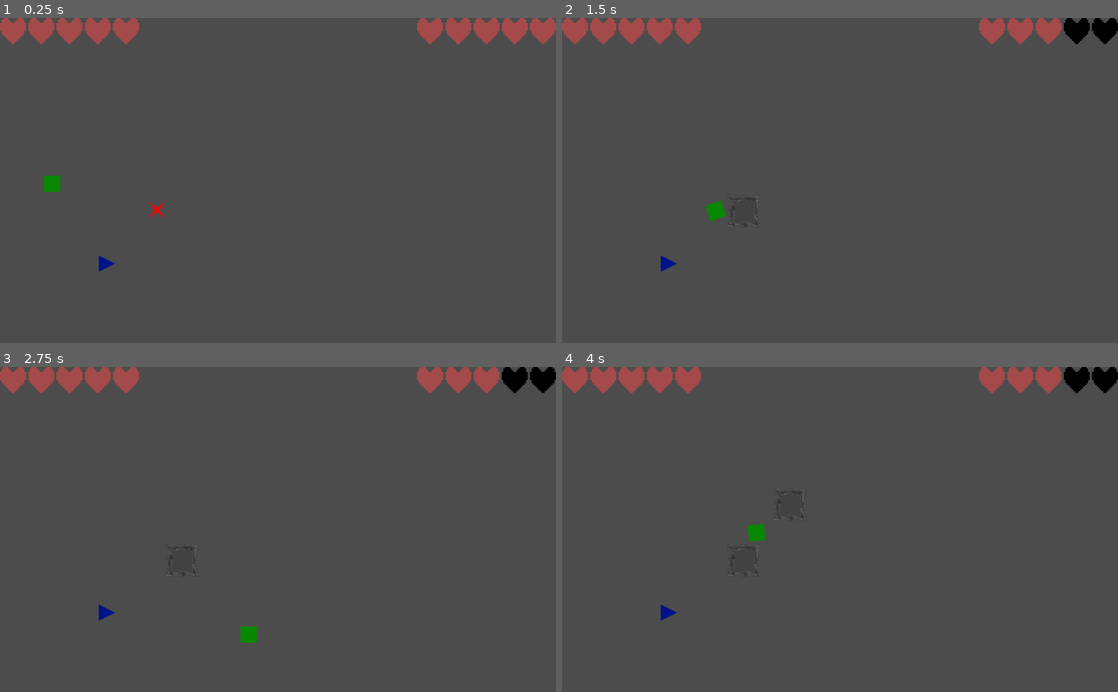
Above: before the commit, frames 1-4 (two rows, left to right).
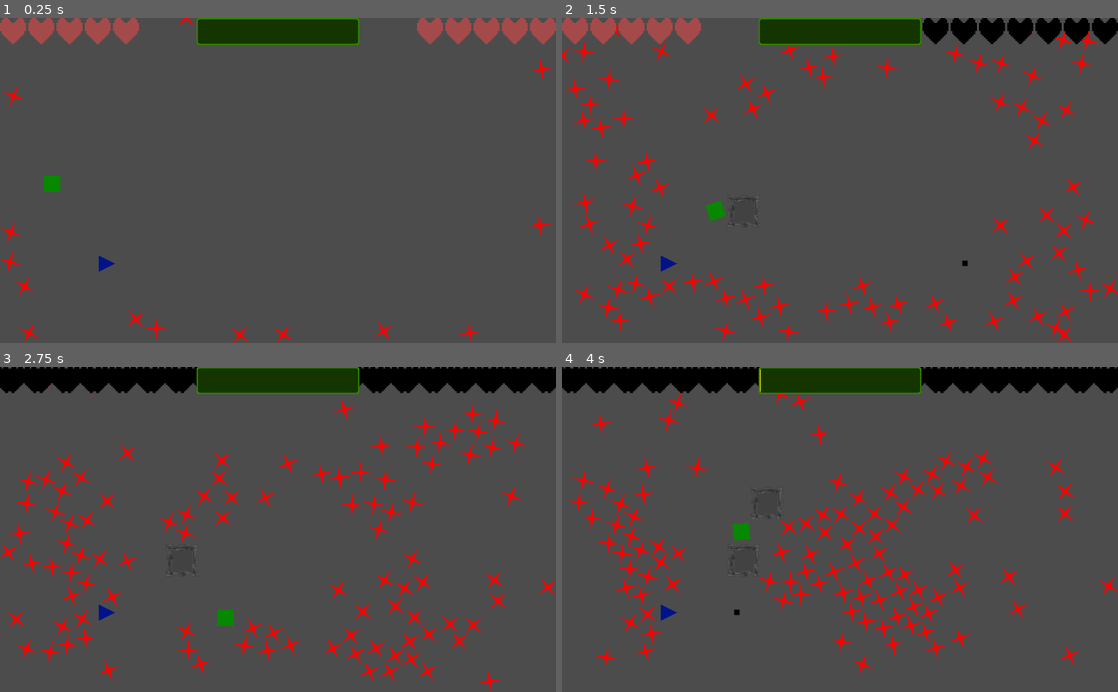
Above: after the commit, the same moments.

Repository: Rohurd/Nanahuatzin
Game: Godot game, scene res://Scenes/Level.tscn
Same seed, same stepped clock (60 frames per second), same inputs: the game is played once before the commit and once after it.
Inputs:
- Up to frame 1 (0.25 s): no input
- Up to frame 2 (1.5 s): hold Right (square_right) 0.53-1.28 s; tap X (square_shoot) at 0.6 s; hold Down (square_down) from 1.28 s (still down); tap Space (square_build_tower) at 1.35 s
- Up to frame 3 (2.75 s): tap X (square_shoot) at 1.55, 2.1 s; release Down (square_down) at 2.03 s; hold Right (square_right) from 2.03 s (still down)
- Up to frame 4 (4 s): release Right (square_right) at 2.78 s; hold Up (square_up) 2.78-3.53 s; tap X (square_shoot) at 2.85, 3.8 s; hold Left (square_left) from 3.53 s (still down); tap Space (square_build_tower) at 3.6 s

The runs differ from the first frame. In frame 1, 3.1% of the frame differs, in the area x 0-100%, y 0-100%; in frame 2, 7.7%; in frame 3, 12%; in frame 4, 12%, in the area x 0-100%, y 0-95%.

Commit message:
-added time bar (with pause and level) -added enemy spawn during level (randomized) -fixed triangle shooting

Diff:
--- a/Scenes/Enemy1.tscn
+++ b/Scenes/Enemy1.tscn
@@ -1,6 +1,11 @@
-[gd_scene load_steps=2 format=2]
+[gd_scene load_steps=3 format=2]
 
 [ext_resource path="res://Scripts/Enemy1.gd" type="Script" id=1]
+
+[sub_resource type="RectangleShape2D" id=1]
+
+custom_solver_bias = 0.0
+extents = Vector2( 15, 15 )
 
 [node name="KinematicBody2D" type="KinematicBody2D"]
 
@@ -10,6 +15,7 @@
 collision/safe_margin = 0.08
 script = ExtResource( 1 )
 speed = 100
+radius = 15
 rotation_speed = 6.28319
 
 [node name="Polygon2D" type="Polygon2D" parent="." index="0"]
@@ -27,9 +33,6 @@
 invert_enable = false
 invert_border = 100.0
 
-[node name="CollisionPolygon2D" type="CollisionPolygon2D" parent="." index="1"]
+[node name="CollisionShape2D" type="CollisionShape2D" parent="." index="1"]
 
-visible = false
-build_mode = 0
-polygon = PoolVector2Array( 0, 4, 15, 15, 4, 0, 15, -15, 0, -4, -15, -15, -4, 0, -15, 15 )
-_sections_unfolded = [ "Visibility" ]
+shape = SubResource( 1 )
--- a/Scenes/Level.tscn
+++ b/Scenes/Level.tscn
@@ -1,9 +1,10 @@
-[gd_scene load_steps=5 format=2]
+[gd_scene load_steps=6 format=2]
 
 [ext_resource path="res://Scenes/Square.tscn" type="PackedScene" id=1]
 [ext_resource path="res://Scenes/Triangle.tscn" type="PackedScene" id=2]
-[ext_resource path="res://Scenes/Enemy1.tscn" type="PackedScene" id=3]
-[ext_resource path="res://Scenes/Health.tscn" type="PackedScene" id=4]
+[ext_resource path="res://Scenes/Health.tscn" type="PackedScene" id=3]
+[ext_resource path="res://Scenes/Time.tscn" type="PackedScene" id=4]
+[ext_resource path="res://Scenes/Spawn_Enemies.tscn" type="PackedScene" id=5]
 
 [node name="Level" type="Node2D" index="0"]
 
@@ -19,13 +20,7 @@
 position = Vector2( 197.281, 453.433 )
 speed = 250
 
-[node name="KinematicBody2D" parent="." index="2" instance=ExtResource( 3 )]
-
-position = Vector2( 314.362, 326.669 )
-speed = 250
-radius = 15
-
-[node name="HUD" type="CanvasLayer" parent="." index="3"]
+[node name="HUD" type="CanvasLayer" parent="." index="2"]
 
 layer = 1
 offset = Vector2( 0, 0 )
@@ -46,6 +41,16 @@
 grow_horizontal = 0
 _sections_unfolded = [ "Anchor", "Grow Direction" ]
 
+[node name="Time" parent="HUD" index="2" instance=ExtResource( 4 )]
+
+anchor_left = 0.5
+anchor_right = 0.5
+margin_left = -150.0
+margin_right = 150.0
+pause = false
+
+[node name="Spawn_Enemies" parent="." index="3" instance=ExtResource( 5 )]
+
 [connection signal="health_changed" from="Square" to="HUD/SquareHealth" method="health_changed"]
 
 [connection signal="health_changed" from="Triangle" to="HUD/TriangleHealth" method="health_changed"]
--- /dev/null
+++ b/Scenes/Spawn_Enemies.tscn
@@ -0,0 +1,8 @@
+[gd_scene load_steps=2 format=2]
+
+[ext_resource path="res://Scripts/Spawn_Enemies.gd" type="Script" id=1]
+
+[node name="Node" type="Node"]
+
+script = ExtResource( 1 )
+max_enemies = 100
--- /dev/null
+++ b/Scenes/Time.tscn
@@ -0,0 +1,37 @@
+[gd_scene load_steps=5 format=2]
+
+[ext_resource path="res://Sprites/TimeBar/under.png" type="Texture" id=1]
+[ext_resource path="res://Sprites/TimeBar/over.png" type="Texture" id=2]
+[ext_resource path="res://Sprites/TimeBar/progress.png" type="Texture" id=3]
+[ext_resource path="res://Scripts/Time.gd" type="Script" id=4]
+
+[node name="Time" type="TextureProgress"]
+
+anchor_left = 0.0
+anchor_top = 0.0
+anchor_right = 0.0
+anchor_bottom = 0.0
+margin_right = 300.0
+margin_bottom = 50.0
+rect_pivot_offset = Vector2( 0, 0 )
+rect_clip_content = false
+mouse_filter = 1
+mouse_default_cursor_shape = 0
+size_flags_horizontal = 1
+size_flags_vertical = 1
+min_value = 0.0
+max_value = 100.0
+step = 1.0
+page = 0.0
+value = 0.0
+exp_edit = false
+rounded = false
+texture_under = ExtResource( 1 )
+texture_over = ExtResource( 2 )
+texture_progress = ExtResource( 3 )
+radial_fill_degrees = 360.0
+radial_center_offset = Vector2( 0, 0 )
+nine_patch_stretch = false
+script = ExtResource( 4 )
+_sections_unfolded = [ "Textures" ]
+pause = false
--- /dev/null
+++ b/Scripts/Spawn_Enemies.gd
@@ -0,0 +1,34 @@
+extends Node
+
+# class member variables go here, for example:
+# var a = 2
+# var b = "textvar"
+export var max_enemies = 100
+
+func _ready():
+	# Called when the node is added to the scene for the first time.
+	# Initialization here
+	pass
+
+func _process(delta):
+	# Called every frame. Delta is time since last frame.
+	# Update game logic here.
+	var timeNode = $"/root/Level/HUD/Time"
+	if !timeNode.pause && get_child_count() < max_enemies:
+		var scene = load("res://Scenes/Enemy1.tscn")
+		var scene_instance = scene.instance()
+		scene_instance.set_name("enemy")
+		var x = 0
+		var y = 0
+
+		var projectResolution=get_viewport().size
+		if randf() > 0.5:
+			x = 0 if (randf() > 0.5) else projectResolution.x
+			y = randi() % int(projectResolution.y + 1)
+		else:
+			y = 0 if (randf() > 0.5) else projectResolution.y
+			x = randi() % int(projectResolution.x + 1)
+
+		scene_instance.set_position(Vector2(x,y))
+		add_child(scene_instance)
+	pass
--- /dev/null
+++ b/Scripts/Time.gd
@@ -0,0 +1,19 @@
+extends TextureProgress
+
+var timer = 0.0
+export var pause = false
+
+func _ready():
+	max_value = 20 if pause else 300
+	set_process(true)
+
+func _process(delta):
+	timer += delta
+	if timer >= 1.0:
+		# One second has elapsed
+		timer = 0.0
+		value += 1
+	if value >= max_value:
+		pause = !pause
+		max_value = 20 if pause else 300
+		value = 0
--- a/Scripts/Triangle.gd
+++ b/Scripts/Triangle.gd
@@ -31,7 +31,7 @@
 		var scene = load("res://Scenes/Bullet.tscn")
 		var scene_instance = scene.instance()
 		scene_instance.set_name("bullet")
-		scene_instance.set_position(Vector2(20,0).rotated(rotation) + position)
+		scene_instance.set_position(Vector2(25,0).rotated(rotation) + position)
 		scene_instance.set_rotation(rotation)
 		scene_instance.init(Vector2(10,0).rotated(rotation))
 		get_parent().add_child(scene_instance)
--- /dev/null
+++ b/Sprites/TimeBar/over.svg
@@ -0,0 +1,63 @@
+<?xml version="1.0" encoding="UTF-8" standalone="no"?>
+<!-- Created with Inkscape (http://www.inkscape.org/) -->
+
+<svg
+   xmlns:dc="http://purl.org/dc/elements/1.1/"
+   xmlns:cc="http://creativecommons.org/ns#"
+   xmlns:rdf="http://www.w3.org/1999/02/22-rdf-syntax-ns#"
+   xmlns:svg="http://www.w3.org/2000/svg"
+   xmlns="http://www.w3.org/2000/svg"
+   xmlns:sodipodi="http://sodipodi.sourceforge.net/DTD/sodipodi-0.dtd"
+   xmlns:inkscape="http://www.inkscape.org/namespaces/inkscape"
+   width="300"
+   height="50"
+   viewBox="0 0 79.374998 13.229167"
+   version="1.1"
+   id="svg8"
+   inkscape:version="0.92.2 2405546, 2018-03-11"
+   sodipodi:docname="over.svg">
+  <defs
+     id="defs2" />
+  <sodipodi:namedview
+     id="base"
+     pagecolor="#ffffff"
+     bordercolor="#666666"
+     borderopacity="1.0"
+     inkscape:pageopacity="0.0"
+     inkscape:pageshadow="2"
+     inkscape:zoom="1.4"
+     inkscape:cx="200.84073"
+     inkscape:cy="-66.850267"
+     inkscape:document-units="mm"
+     inkscape:current-layer="layer1"
+     showgrid="false"
+     units="px"
+     inkscape:window-width="1360"
+     inkscape:window-height="687"
+     inkscape:window-x="0"
+     inkscape:window-y="46"
+     inkscape:window-maximized="0" />
+  <metadata
+     id="metadata5">
+    <rdf:RDF>
+      <cc:Work
+         rdf:about="">
+        <dc:format>image/svg+xml</dc:format>
+        <dc:type
+           rdf:resource="http://purl.org/dc/dcmitype/StillImage" />
+        <dc:title></dc:title>
+      </cc:Work>
+    </rdf:RDF>
+  </metadata>
+  <g
+     inkscape:label="Layer 1"
+     inkscape:groupmode="layer"
+     id="layer1"
+     transform="translate(0,-283.7708)">
+    <path
+       style="opacity:1;vector-effect:none;fill:#348700;fill-opacity:1;stroke:none;stroke-width:1.5;stroke-linecap:round;stroke-linejoin:round;stroke-miterlimit:4;stroke-dasharray:none;stroke-dashoffset:0;stroke-opacity:1"
+       d="M 4.375 0 C 1.9512514 0 0 1.9512514 0 4.375 L 0 45.625 C 0 48.048749 1.9512514 50 4.375 50 L 295.625 50 C 298.04875 50 300 48.048749 300 45.625 L 300 4.375 C 300 1.9512514 298.04875 0 295.625 0 L 4.375 0 z M 6.9394531 2.5 L 293.06055 2.5 C 295.52044 2.5 297.5 4.4394023 297.5 6.8476562 L 297.5 43.152344 C 297.5 45.560598 295.52044 47.5 293.06055 47.5 L 6.9394531 47.5 C 4.4795649 47.5 2.5 45.560598 2.5 43.152344 L 2.5 6.8476562 C 2.5 4.4394023 4.4795649 2.5 6.9394531 2.5 z "
+       transform="matrix(0.26458333,0,0,0.26458333,0,283.7708)"
+       id="rect815" />
+  </g>
+</svg>
--- /dev/null
+++ b/Sprites/TimeBar/progress.svg
@@ -0,0 +1,70 @@
+<?xml version="1.0" encoding="UTF-8" standalone="no"?>
+<!-- Created with Inkscape (http://www.inkscape.org/) -->
+
+<svg
+   xmlns:dc="http://purl.org/dc/elements/1.1/"
+   xmlns:cc="http://creativecommons.org/ns#"
+   xmlns:rdf="http://www.w3.org/1999/02/22-rdf-syntax-ns#"
+   xmlns:svg="http://www.w3.org/2000/svg"
+   xmlns="http://www.w3.org/2000/svg"
+   xmlns:sodipodi="http://sodipodi.sourceforge.net/DTD/sodipodi-0.dtd"
+   xmlns:inkscape="http://www.inkscape.org/namespaces/inkscape"
+   width="300"
+   height="50"
+   viewBox="0 0 79.374998 13.229167"
+   version="1.1"
+   id="svg8"
+   sodipodi:docname="progress.svg"
+   inkscape:export-filename="/home/syrn/wilson/git/Nanahuatzin/Sprites/TimeBar/progress.png"
+   inkscape:export-xdpi="96"
+   inkscape:export-ydpi="96"
+   inkscape:version="0.92.2 2405546, 2018-03-11">
+  <defs
+     id="defs2" />
+  <sodipodi:namedview
+     id="base"
+     pagecolor="#ffffff"
+     bordercolor="#666666"
+     borderopacity="1.0"
+     inkscape:pageopacity="0.0"
+     inkscape:pageshadow="2"
+     inkscape:zoom="1.4"
+     inkscape:cx="113.11273"
+     inkscape:cy="-31.964728"
+     inkscape:document-units="mm"
+     inkscape:current-layer="layer1"
+     showgrid="false"
+     units="px"
+     inkscape:window-width="1360"
+     inkscape:window-height="687"
+     inkscape:window-x="0"
+     inkscape:window-y="46"
+     inkscape:window-maximized="0" />
+  <metadata
+     id="metadata5">
+    <rdf:RDF>
+      <cc:Work
+         rdf:about="">
+        <dc:format>image/svg+xml</dc:format>
+        <dc:type
+           rdf:resource="http://purl.org/dc/dcmitype/StillImage" />
+        <dc:title></dc:title>
+      </cc:Work>
+    </rdf:RDF>
+  </metadata>
+  <g
+     inkscape:label="Layer 1"
+     inkscape:groupmode="layer"
+     id="layer1"
+     transform="translate(0,-283.7708)">
+    <rect
+       ry="1.1501514"
+       rx="1.1748112"
+       y="284.43225"
+       x="0.66145831"
+       height="11.90625"
+       width="78.052086"
+       id="rect819"
+       style="opacity:1;vector-effect:none;fill:#f3e600;fill-opacity:1;stroke:none;stroke-width:0.39854282;stroke-linecap:round;stroke-linejoin:round;stroke-miterlimit:4;stroke-dasharray:none;stroke-dashoffset:0;stroke-opacity:1" />
+  </g>
+</svg>
--- /dev/null
+++ b/Sprites/TimeBar/under.svg
@@ -0,0 +1,70 @@
+<?xml version="1.0" encoding="UTF-8" standalone="no"?>
+<!-- Created with Inkscape (http://www.inkscape.org/) -->
+
+<svg
+   xmlns:dc="http://purl.org/dc/elements/1.1/"
+   xmlns:cc="http://creativecommons.org/ns#"
+   xmlns:rdf="http://www.w3.org/1999/02/22-rdf-syntax-ns#"
+   xmlns:svg="http://www.w3.org/2000/svg"
+   xmlns="http://www.w3.org/2000/svg"
+   xmlns:sodipodi="http://sodipodi.sourceforge.net/DTD/sodipodi-0.dtd"
+   xmlns:inkscape="http://www.inkscape.org/namespaces/inkscape"
+   width="300"
+   height="50"
+   viewBox="0 0 79.374998 13.229167"
+   version="1.1"
+   id="svg8"
+   sodipodi:docname="under.svg"
+   inkscape:export-filename="/home/syrn/wilson/git/Nanahuatzin/Sprites/TimeBar/over.png"
+   inkscape:export-xdpi="96"
+   inkscape:export-ydpi="96"
+   inkscape:version="0.92.2 2405546, 2018-03-11">
+  <defs
+     id="defs2" />
+  <sodipodi:namedview
+     id="base"
+     pagecolor="#ffffff"
+     bordercolor="#666666"
+     borderopacity="1.0"
+     inkscape:pageopacity="0.0"
+     inkscape:pageshadow="2"
+     inkscape:zoom="2.8"
+     inkscape:cx="71.129548"
+     inkscape:cy="-40.969738"
+     inkscape:document-units="mm"
+     inkscape:current-layer="layer1"
+     showgrid="false"
+     units="px"
+     inkscape:window-width="1360"
+     inkscape:window-height="687"
+     inkscape:window-x="0"
+     inkscape:window-y="46"
+     inkscape:window-maximized="0" />
+  <metadata
+     id="metadata5">
+    <rdf:RDF>
+      <cc:Work
+         rdf:about="">
+        <dc:format>image/svg+xml</dc:format>
+        <dc:type
+           rdf:resource="http://purl.org/dc/dcmitype/StillImage" />
+        <dc:title></dc:title>
+      </cc:Work>
+    </rdf:RDF>
+  </metadata>
+  <g
+     inkscape:label="Layer 1"
+     inkscape:groupmode="layer"
+     id="layer1"
+     transform="translate(0,-283.7708)">
+    <rect
+       style="opacity:1;vector-effect:none;fill:#153600;fill-opacity:1;stroke:none;stroke-width:0.39687499;stroke-linecap:round;stroke-linejoin:round;stroke-miterlimit:4;stroke-dasharray:none;stroke-dashoffset:0;stroke-opacity:1"
+       id="rect815"
+       width="79.375"
+       height="13.229167"
+       x="0"
+       y="283.77081"
+       rx="1.1575514"
+       ry="1.1575514" />
+  </g>
+</svg>
Not shown: 1 places in Scenes/Level.tscn that only renumber resources
Binary file added: Sprites/TimeBar/over.png
Not shown, added: Sprites/TimeBar/over.png.import
Not shown, added: Sprites/TimeBar/over.svg.import
Binary file added: Sprites/TimeBar/progress.png
Not shown, added: Sprites/TimeBar/progress.png.import
Not shown, added: Sprites/TimeBar/progress.svg.import
Binary file added: Sprites/TimeBar/under.png
Not shown, added: Sprites/TimeBar/under.png.import
Not shown, added: Sprites/TimeBar/under.svg.import
